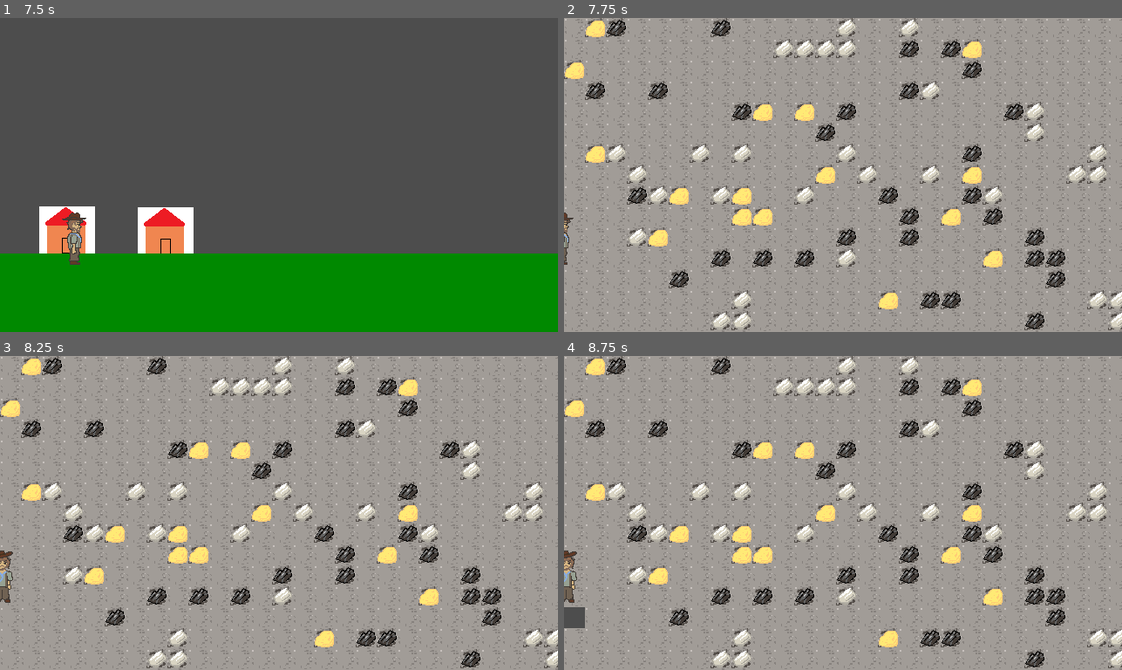
Above: before the commit, frames 1-4 (two rows, left to right).
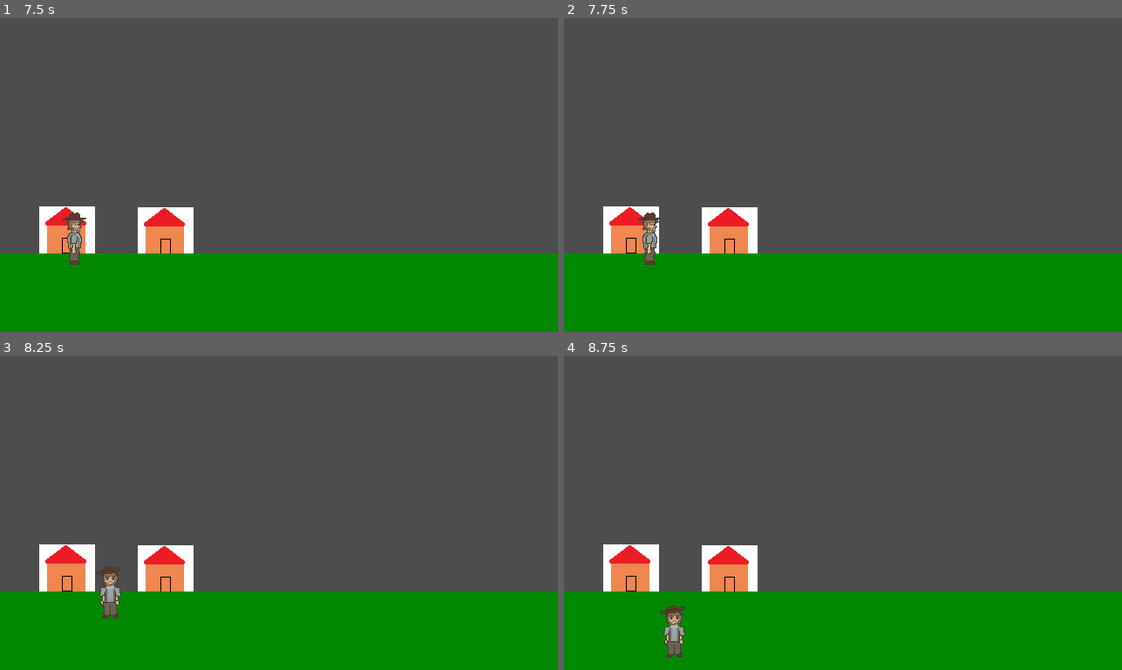
Above: after the commit, the same moments.

Repository: bendy1234/xhacks
Game: Godot game, scene res://scenes/main.tscn
The game is run twice, just before and just after one commit, with the same random seed, the same clock (stepped at 60 frames per second) and the same inputs.
Inputs:
- Up to frame 1 (7.5 s): tap Enter at 0.5 s; hold D (right) 0.53-1.28 s; hold Up (enter_door) 0.53-1.28 s; tap X (mine) at 0.8, 1.35, 2.3, 2.85, 3.8, 4.35, 5.3, 5.85, 6.8, 7.35 s; hold S (down) 1.28-2.03 s; tap Up (enter_door) every 1.5 s from 1.55 to 6.05 s; hold D (right) 2.03-2.78 s; hold Up (enter_door) 2.03-2.78 s; hold W (up) 2.78-3.53 s; hold Up (enter_door) 3.53-4.28 s; hold A (left) 3.53-5.03 s; hold S (down) 5.03-5.78 s; hold Up (enter_door) 5.03-5.78 s; hold D (right) 5.78-6.53 s; hold W (up) 6.53-7.28 s; hold Up (enter_door) 6.53-7.28 s; hold D (right) from 7.28 s (still down)
- Up to frame 2 (7.75 s): keep holding D (right); tap Up (enter_door) at 7.55 s
- Up to frame 3 (8.25 s): release D (right) at 8.03 s; hold S (down) from 8.03 s (still down); hold Up (enter_door) from 8.03 s (still down)
- Up to frame 4 (8.75 s): keep holding S (down); keep holding Up (enter_door); tap X (mine) at 8.3 s

Frame 1 is identical in both runs. In frame 2, 97% of the frame differs, in the area x 0-100%, y 0-100%; in frame 3, 97%; in frame 4, 97%.

Commit message:
place player properly when entering/exiting mines

Diff:
--- a/autoloads/world_manager.gd
+++ b/autoloads/world_manager.gd
@@ -21,13 +21,14 @@
 	# this just assumes that lvl is the mine sceen
 	mine_data[id] = lvl.get_data()
 
-func enter_mine(id: int):
+func enter_mine(id: int, dir: int = 2): # 1 for up, 2 for down
 	if current_lvl != null:
 		if player.area == Area.MINE:
 			save_mine_data(current_lvl, player.area_num)
 		remove_child(current_lvl)
 
 	player.area = Area.MINE
+	player.area_num = id
 	current_lvl = mine.instantiate();
 	add_child(current_lvl)
 
@@ -35,7 +36,8 @@
 		current_lvl.set_data(mine_data[id])
 	else:
 		current_lvl.set_default()
-
+	var start_pos = current_lvl.find_tile(dir)
+	player.position = current_lvl.to_map_cords(start_pos)
 
 func enter_town():
 	if player.area == Area.MINE:
--- a/code/mine.gd
+++ b/code/mine.gd
@@ -8,20 +8,20 @@
 	if event.is_action_pressed("enter_door"):
 		# check if at entrance/exit
 		var player = WorldManager.player
-		var pos = to_tile_cords(Vector2i(0,0))
+		var pos = to_tile_cords(player.position)
 		var c = tilemap.get_cell_source_id(pos)
 		if c == 1:
-			WorldManager.enter_mine(player.area_num +1)
+			WorldManager.enter_mine(player.area_num + 1)
 		elif c == 2:
-			if player.area_num == 1:
+			if player.area_num <= 1:
 				WorldManager.enter_town()
-			WorldManager.enter_mine(player.area_num -1)
-
+			else:
+				WorldManager.enter_mine(player.area_num - 1, 1)
 
 func get_data() -> PackedByteArray:
 	return tilemap.tile_map_data
 
-func set_data(tile_map_data: PackedByteArray): # TODO: default data
+func set_data(tile_map_data: PackedByteArray):
 	tilemap.tile_map_data = tile_map_data
 
 func set_default():
@@ -38,14 +38,47 @@
 			else:
 				tilemap.set_cell(Vector2i(i - 1, j - 1), 0, Vector2i(0, 0))
 
+	var x = randi() % 20
+	var y = randi() % 11
+
+	tilemap.set_cell(Vector2i(x, y), 1, Vector2i(0, 0))
+
+	while true:
+		var x_ = randi() % 20
+		var y_ = randi() % 11
+		if (x == x_ and y == y_):
+			continue
+
+		tilemap.set_cell(Vector2i(x_, y_), 2, Vector2i(0, 0))
+		break
+
+
 #func get_break_time(player: Player, pos: Vector2i):
 	## TODO: add picaxe level to player
 	#if tilemap.get_cell_source_id(pos) != -1:
 		#return 10
 	#return -1 # nothing is there
 
+func find_tile(tile: int) -> Vector2i:
+	# 1 is down 2 is up
+	for i in range(22):
+		for j in range(13):
+			var c = tilemap.get_cell_source_id(Vector2i(i-1, j-1))
+			if c == tile:
+				return Vector2i(i-1, j-1)
+
+	# should not happen but can
+	print("Did not find tile with id ", tile)
+	return Vector2i(-100, -100)
+
+
+#region not really needed funcs
 func to_tile_cords(pos):
 	return tilemap.local_to_map(pos)
 
+func to_map_cords(pos):
+	return tilemap.map_to_local(pos)
+
 func break_tile(pos: Vector2i):
 	tilemap.erase_cell(pos)
+#endregion
--- a/scenes/player.tscn
+++ b/scenes/player.tscn
@@ -22,5 +22,6 @@
 offset_right = -44.000008
 offset_bottom = -143.0
 scale = Vector2(4.2400875, 2.9556758)
+
 [node name="CollisionShape2D" type="CollisionShape2D" parent="." unique_id=1502496771]
 shape = SubResource("CircleShape2D_3vyb7")
